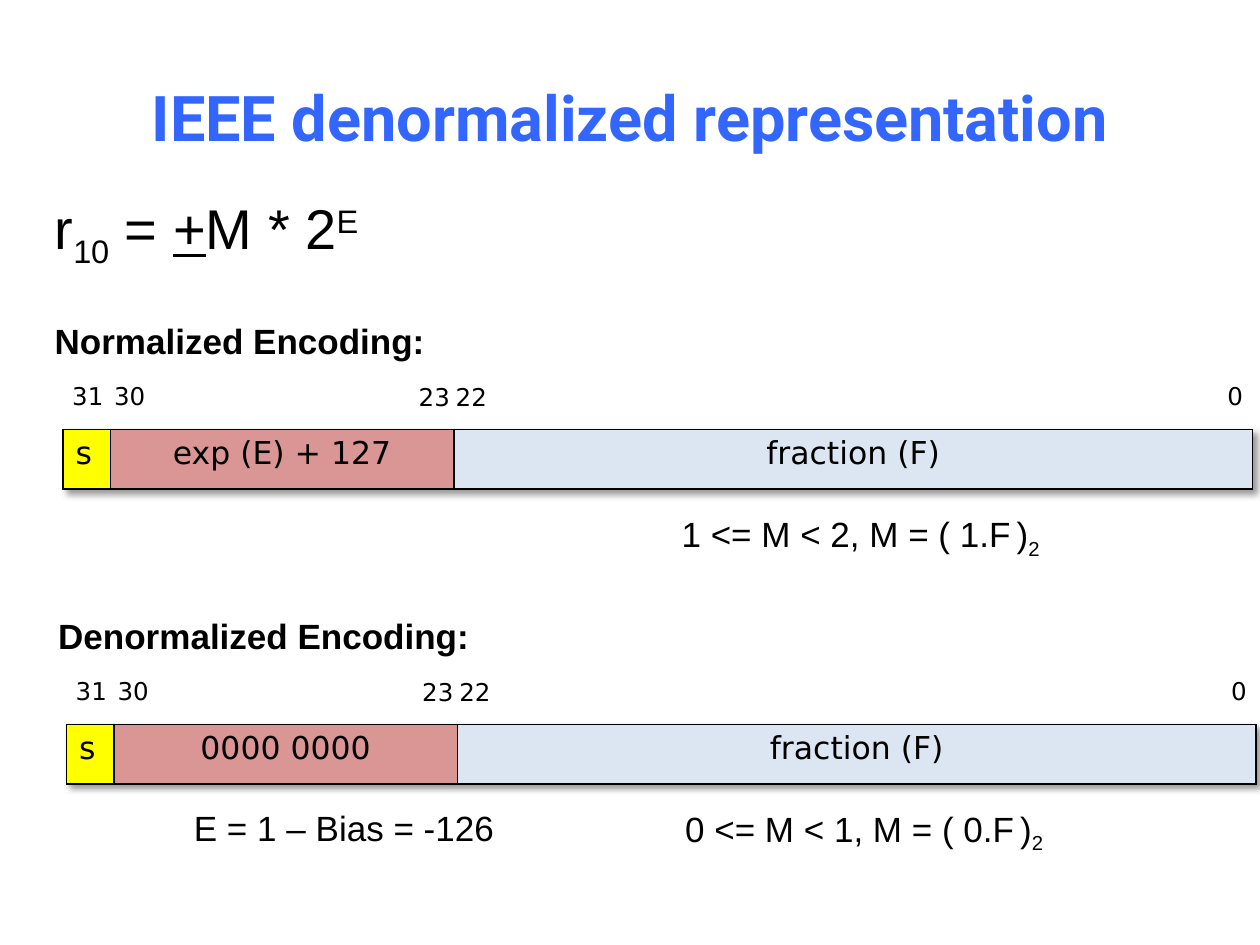
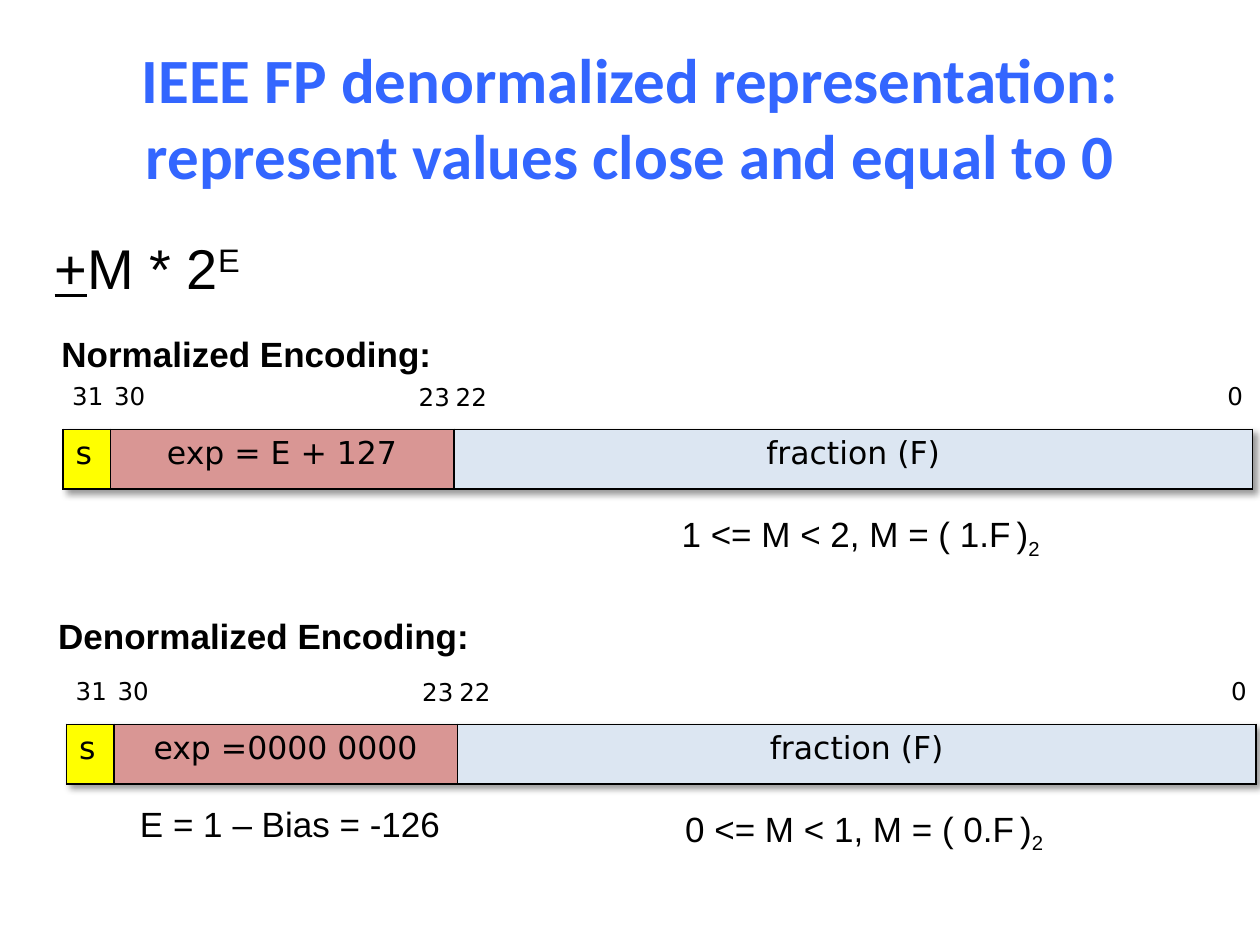
Before and after one commit to NYU-CSO/nyu-cso.github.io, a slide deck: slide 23 of notes/03-floats.pptx (slide 51 before the commit). Drawn at 1260x945 pixels with LibreOffice and Linux fonts; fonts in the diff are those of the drawing. Boxes give left, top, right and bottom in pixels: in the first picture for what was removed or moved away, otherwise in the second. Text is boxed around its words. In the diff, an @@ line names an element or a change of style, - is before the commit and + after.

```diff
--- a/notes/03-floats.pptx
+++ b/notes/03-floats.pptx
@@ title at (142,58,1117,189): text changed; font Roboto to Calibri @@
-IEEE denormalized representation
+IEEE FP denormalized representation: represent values close and equal to 0
@@ text at (55,250,134,297): text changed @@
-r10 = +M * 2E
++M * 2E
@@ text "Normalized Encoding:": place and size @@
-text "Normalized Encoding:" at (55,328,424,361)
+text "Normalized Encoding:" at (61,341,431,374)
@@ table at (63,430,1254,489) @@
-row 1, column 2: exp (E) + 127
+row 1, column 2: exp = E + 127
@@ table at (67,724,1257,784) @@
-row 1, column 2: 0000 0000
+row 1, column 2: exp =0000 0000
@@ text "E = 1 – Bias ...": place and size @@
-text "E = 1 – Bias ..." at (194,815,494,842)
+text "E = 1 – Bias ..." at (140,811,440,838)
```
Also in this commit, not shown: 37 other slides changed, 9 slides added, 51 slides removed, 2 other files.
